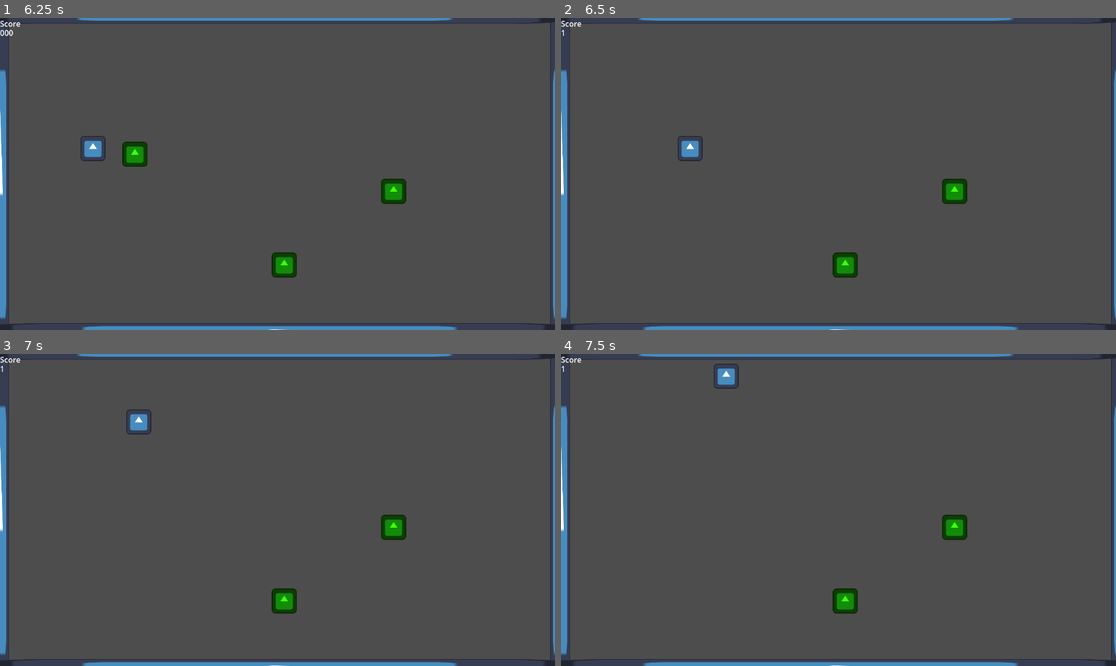
Above: before the commit, frames 1-4 (two rows, left to right).
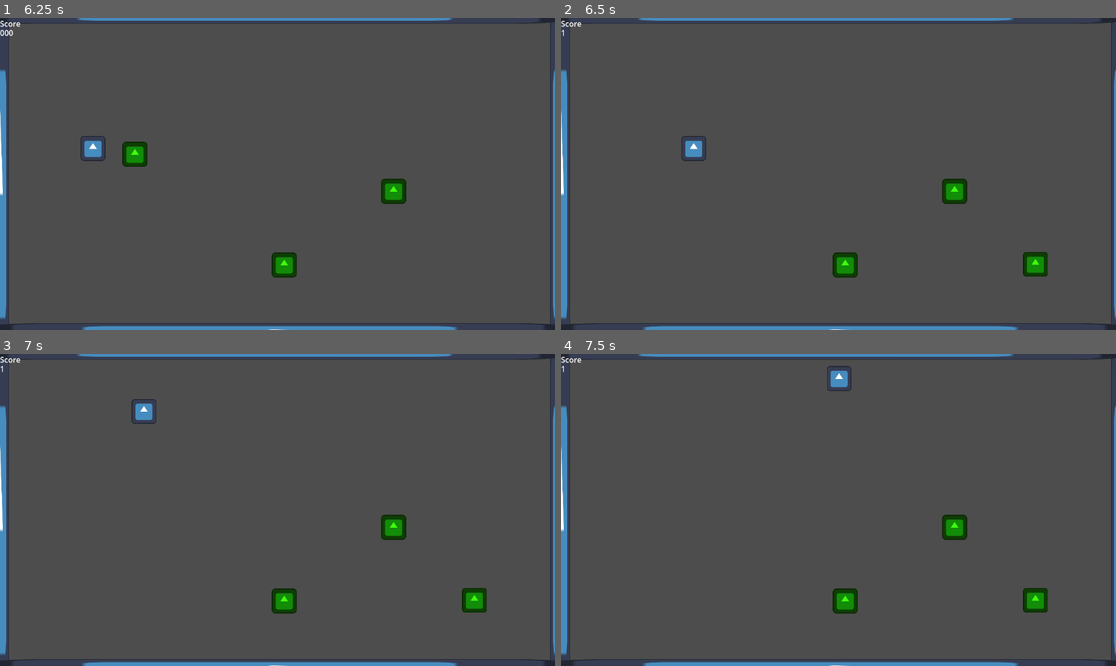
Above: after the commit, the same moments.

Repository: SamCPollock/MeerkaChase
Game: Godot game, scene res://RootScene.tscn
The game is run twice, just before and just after one commit, with the same random seed, the same clock (stepped at 60 frames per second) and the same inputs. The engine's default icon, where the game draws it, is replaced by a stand-in: a white triangle on a blue panel in a dark square.
Inputs:
- Up to frame 1 (6.25 s): hold D (right) 0.53-1.28 s; hold S (down) 1.28-2.03 s; hold D (right) 2.03-2.78 s; hold W (up) 2.78-3.53 s; hold A (left) 3.53-5.03 s; hold S (down) 5.03-5.78 s; hold D (right) from 5.78 s (still down)
- Up to frame 2 (6.5 s): keep holding D (right)
- Up to frame 3 (7 s): release D (right) at 6.53 s; hold W (up) from 6.53 s (still down)
- Up to frame 4 (7.5 s): release W (up) at 7.28 s; hold D (right) from 7.28 s (still down)

Frame 1 is identical in both runs. In frame 2, 0.5% of the frame differs, in the area x 21-88%, y 37-83%; in frame 3, 0.7%; in frame 4, 0.8%, in the area x 27-88%, y 3-83%.

Commit message:
Added spawning of points

Diff:
--- a/Pickup.gd
+++ b/Pickup.gd
@@ -13,8 +13,7 @@
 
 
 func _on_area_2d_area_entered(area):
-	print("SOMETHING ENTERED")
-	SignalManagerAutoload.point_collected.emit()
 	if (area.is_in_group("Player")):
+		SignalManagerAutoload.point_collected.emit()
 		print("EARNED SCORE!")
 		queue_free()
--- a/Player.gd
+++ b/Player.gd
@@ -1,8 +1,12 @@
 extends CharacterBody2D
 
-const SPEED = 300.0
+var speed = 300.0
+var speedIncrement = 50
 var direction = Vector2.RIGHT
 var originalPos
+
+func _ready():
+	SignalManagerAutoload.point_collected.connect(SpeedUp)
 
 func _enter_tree():
 	originalPos = position
@@ -13,7 +17,7 @@
 func _physics_process(delta):
 	#var direction = Input.get_vector("left", "right", "up", "down")
 	#if direction:
-	velocity = SPEED * direction
+	velocity = speed * direction
 	#velocity = move_toward(velocity, 0, SPEED)
 
 	move_and_slide()
@@ -34,3 +38,6 @@
 	if (area.is_in_group("Danger")):
 		position = originalPos
 		print ("GAME OVER!!!")
+
+func SpeedUp():
+	speed += speedIncrement
--- /dev/null
+++ b/PointSpawner.gd
@@ -0,0 +1,15 @@
+extends Node
+
+@export var thingToSpawn : PackedScene
+var bufferFromEdge = 80
+
+func _ready():
+	SignalManagerAutoload.point_collected.connect(SpawnThing)
+
+
+func SpawnThing():
+	var screenSize = get_viewport().get_visible_rect().size
+	var instance = thingToSpawn.instantiate()
+	var randomPos = Vector2(randf_range(bufferFromEdge, screenSize.x - bufferFromEdge), randf_range(bufferFromEdge,screenSize.y - bufferFromEdge))
+	instance.position = randomPos
+	add_child(instance)
--- a/RootScene.tscn
+++ b/RootScene.tscn
@@ -1,9 +1,10 @@
-[gd_scene load_steps=5 format=3 uid="uid://dqe58pr3brrmj"]
+[gd_scene load_steps=6 format=3 uid="uid://dqe58pr3brrmj"]
 
 [ext_resource type="PackedScene" uid="uid://cb6bp6tf7argk" path="res://Player.tscn" id="1_4gcoe"]
 [ext_resource type="PackedScene" uid="uid://3a8qcopbwt4c" path="res://Wall.tscn" id="2_ot8sh"]
 [ext_resource type="PackedScene" uid="uid://bbp3qkr4la53b" path="res://Pickup.tscn" id="3_nut2p"]
 [ext_resource type="PackedScene" uid="uid://bydwlfupvc5qy" path="res://ui.tscn" id="4_ylb6q"]
+[ext_resource type="PackedScene" uid="uid://dvpy4333mqk2f" path="res://point_spawner.tscn" id="5_r5s33"]
 
 [node name="Node2D" type="Node2D"]
 
@@ -38,3 +39,6 @@
 position = Vector2(590, 513)
 
 [node name="UI" parent="." instance=ExtResource("4_ylb6q")]
+
+[node name="PointSpawner" parent="." instance=ExtResource("5_r5s33")]
+thingToSpawn = ExtResource("3_nut2p")
--- /dev/null
+++ b/point_spawner.tscn
@@ -0,0 +1,6 @@
+[gd_scene load_steps=2 format=3 uid="uid://dvpy4333mqk2f"]
+
+[ext_resource type="Script" path="res://PointSpawner.gd" id="1_m182l"]
+
+[node name="PointSpawner" type="Node2D"]
+script = ExtResource("1_m182l")
